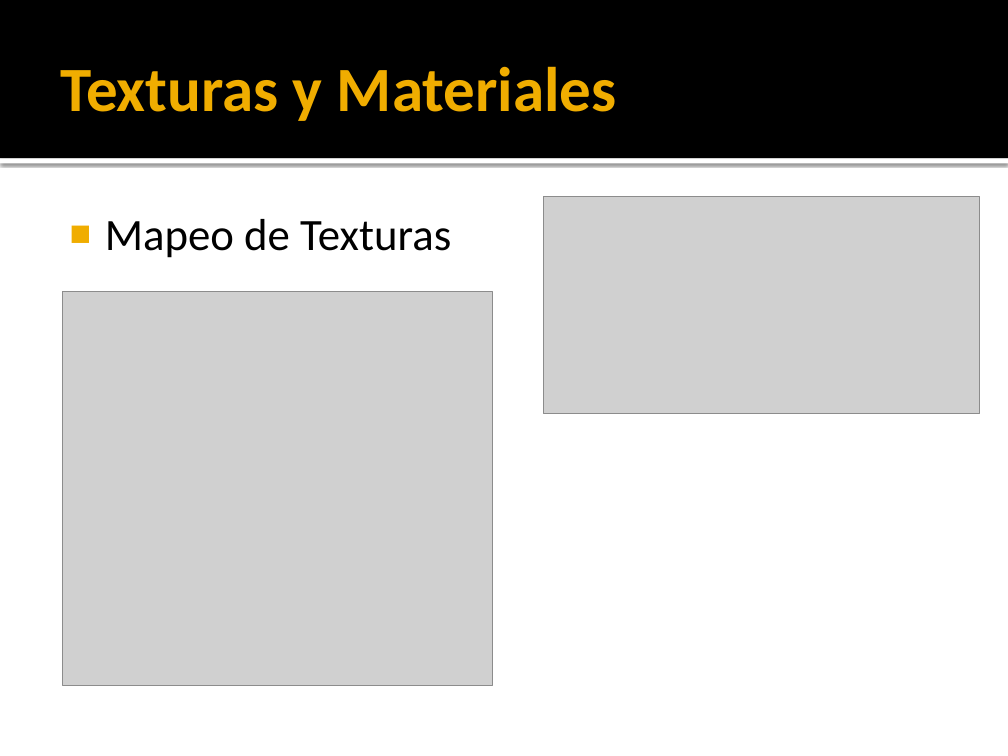
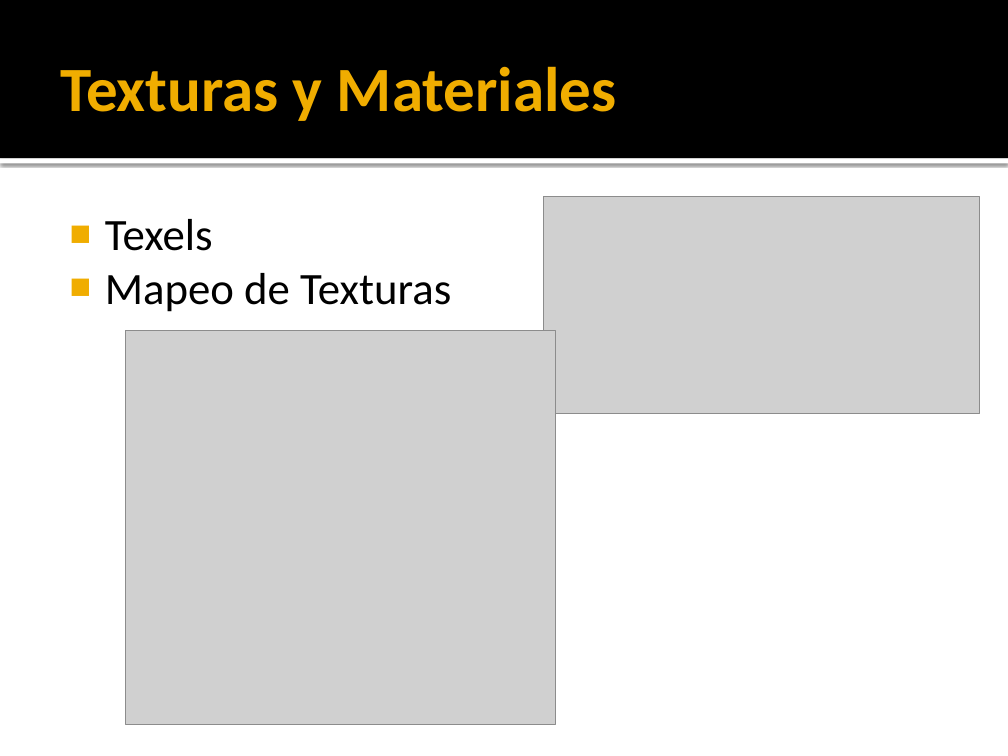
Before and after one commit to kringol/java3dengine, a slide deck: slide 18 of teoria/j3dEngine_chapter2.pptx. Drawn at 1008x756 pixels with LibreOffice and Linux fonts; fonts in the diff are those of the drawing; grey boxes stand for pictures. Boxes give left, top, right and bottom in pixels: in the first picture for what was removed or moved away, otherwise in the second. Text is boxed around its words. In the diff, an @@ line names an element or a change of style, - is before the commit and + after.

```diff
--- a/teoria/j3dEngine_chapter2.pptx
+++ b/teoria/j3dEngine_chapter2.pptx
@@ text at (x1=105, y1=219, x2=213, y2=251): paragraph added @@
+■ Texels
@@ picture moved from (x1=62, y1=291, x2=492, y2=685) to (x1=126, y1=331, x2=555, y2=725) @@
```
Also in this commit, not shown: 1 other slide changed, 3 slides added, 1 slide removed.
